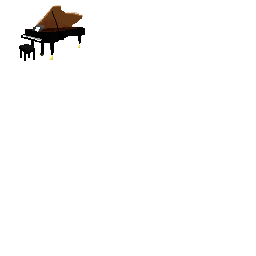
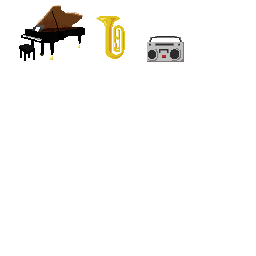
Two versions of the same layered image (256×256). Layer-by-layer changes:
added group "tuba" with 4 layers above "radio" over [96, 16, 125, 59]
added layer "highlight" (76%) in group "tuba" over [96, 16, 122, 57]
added layer "shadow" in group "tuba" over [109, 18, 124, 58]
added layer "base" in group "tuba" over [96, 16, 125, 59]
added group "radio" with 2 layers above "background" over [147, 36, 184, 62]
added layer "base #1" in group "radio" over [147, 36, 184, 62]
